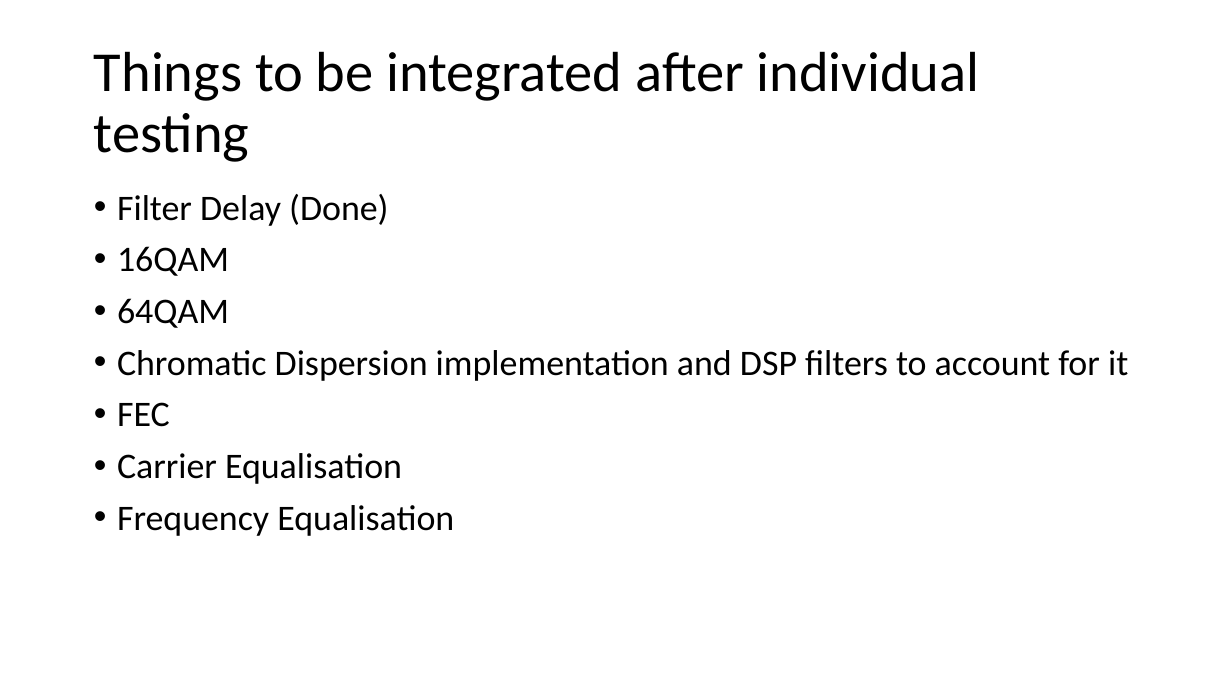
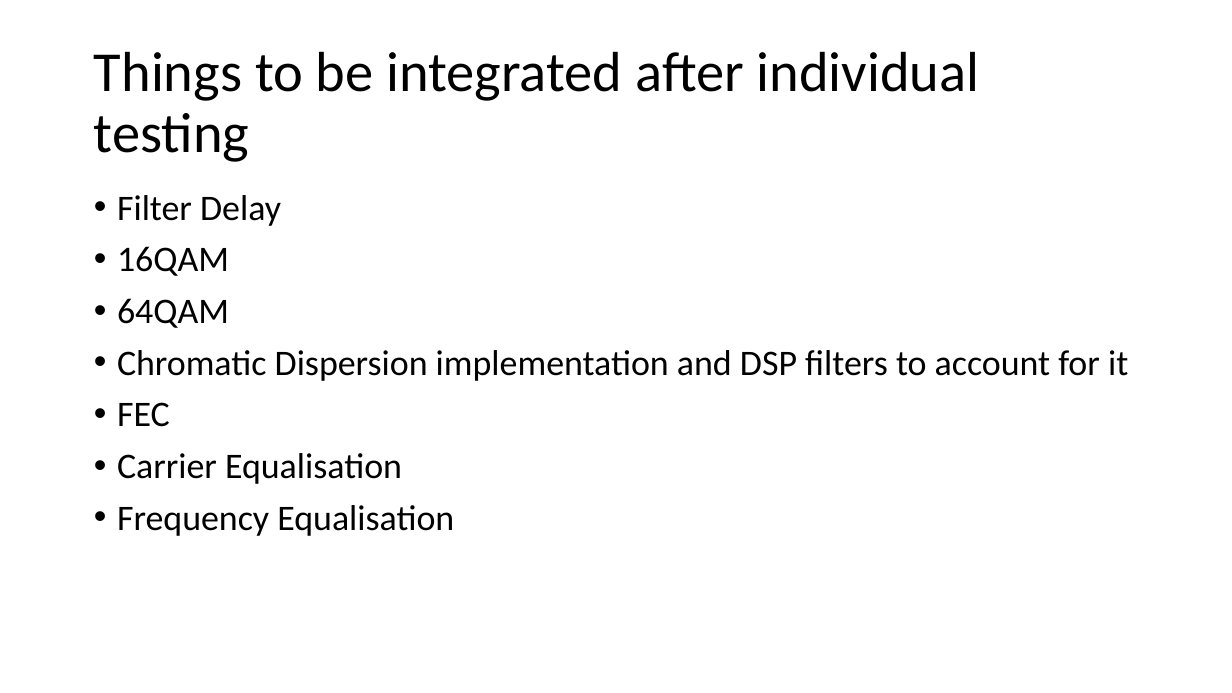
Before and after one commit to Emc54/CoherentTransceivers, a slide deck: slide 15 of Master's meetings presentation.pptx. Drawn at 1232x693 pixels with LibreOffice and Linux fonts; fonts in the diff are those of the drawing. Boxes give left, top, right and bottom in pixels: in the first picture for what was removed or moved away, otherwise in the second. Text is boxed around its words. In the diff, an @@ line names an element or a change of style, - is before the commit and + after.

```diff
--- a/Master's meetings presentation.pptx
+++ b/Master's meetings presentation.pptx
@@ text at [117,195,281,226]: text changed @@
-• Filter Delay (Done)
+• Filter Delay
```
Also in this commit, not shown: 1 slide added, 2 other files.
